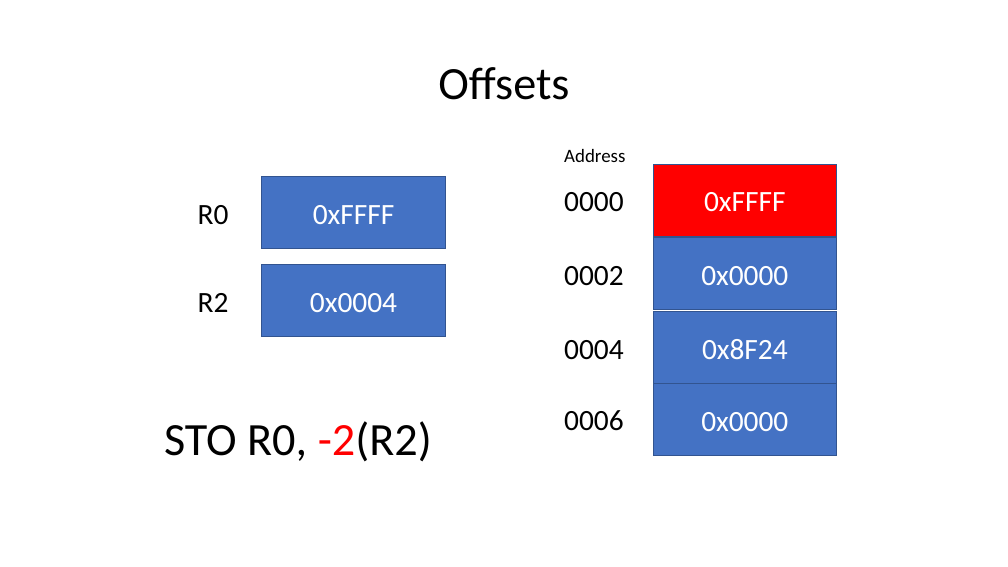
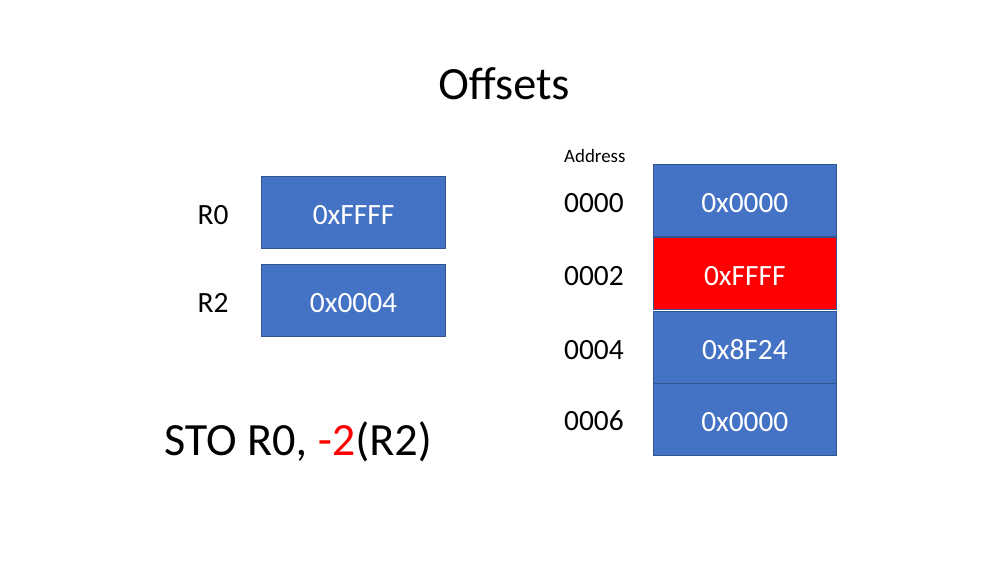
Before and after one commit to BC-CSCI1103/Week08, a slide deck: slide 12 of slides/SVMandMemory.pptx. Drawn at 1008x567 pixels with LibreOffice and Linux fonts; fonts in the diff are those of the drawing. Boxes give left, top, right and bottom in pixels: in the first picture for what was removed or moved away, otherwise in the second. Text is boxed around its words. In the diff, an @@ line names an element or a change of style, - is before the commit and + after.

```diff
--- a/slides/SVMandMemory.pptx
+++ b/slides/SVMandMemory.pptx
@@ rectangle "0x0000": place and size @@
-rectangle "0x0000" at [653, 238, 837, 310]
+rectangle "0x0000" at [653, 165, 837, 237]
@@ rectangle "0xFFFF": place and size @@
-rectangle "0xFFFF" at [653, 164, 837, 236]
+rectangle "0xFFFF" at [653, 238, 837, 310]
```
Also in this commit, not shown: 4 other slides changed, 17 slides added, 2 slides removed.
